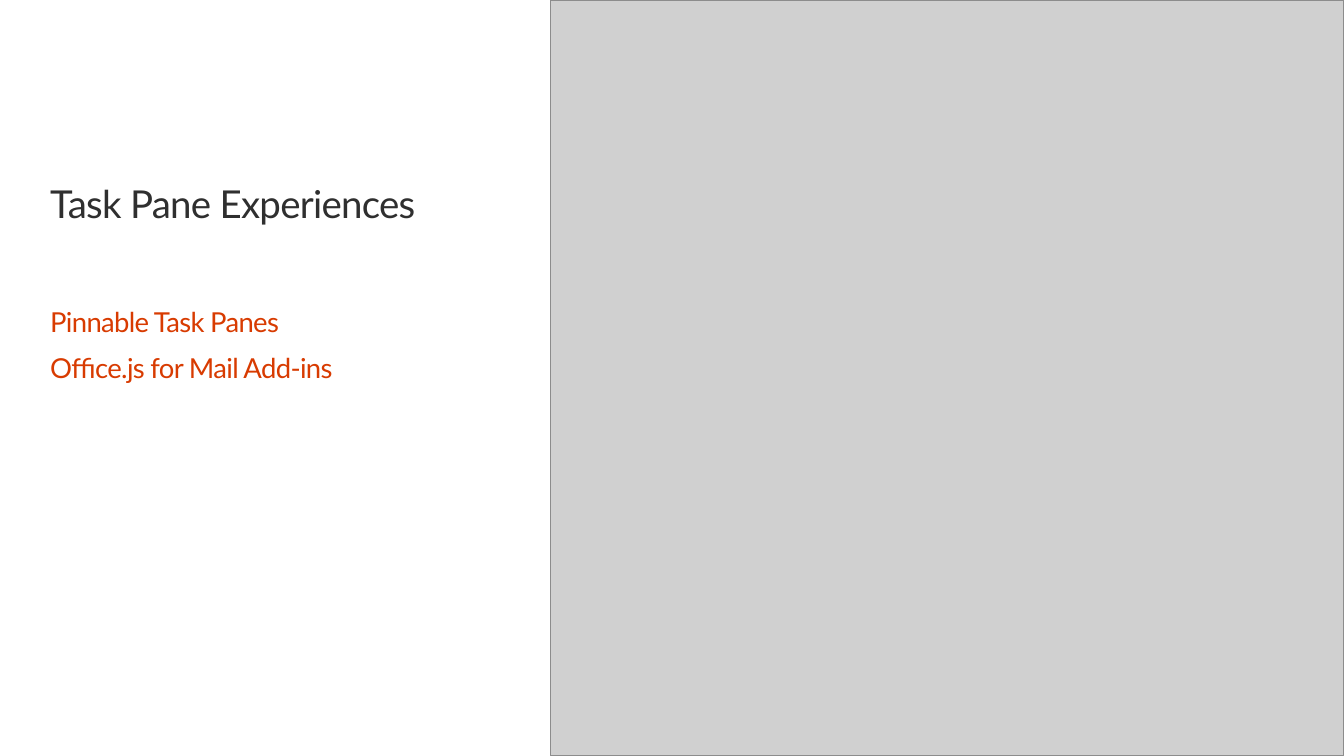
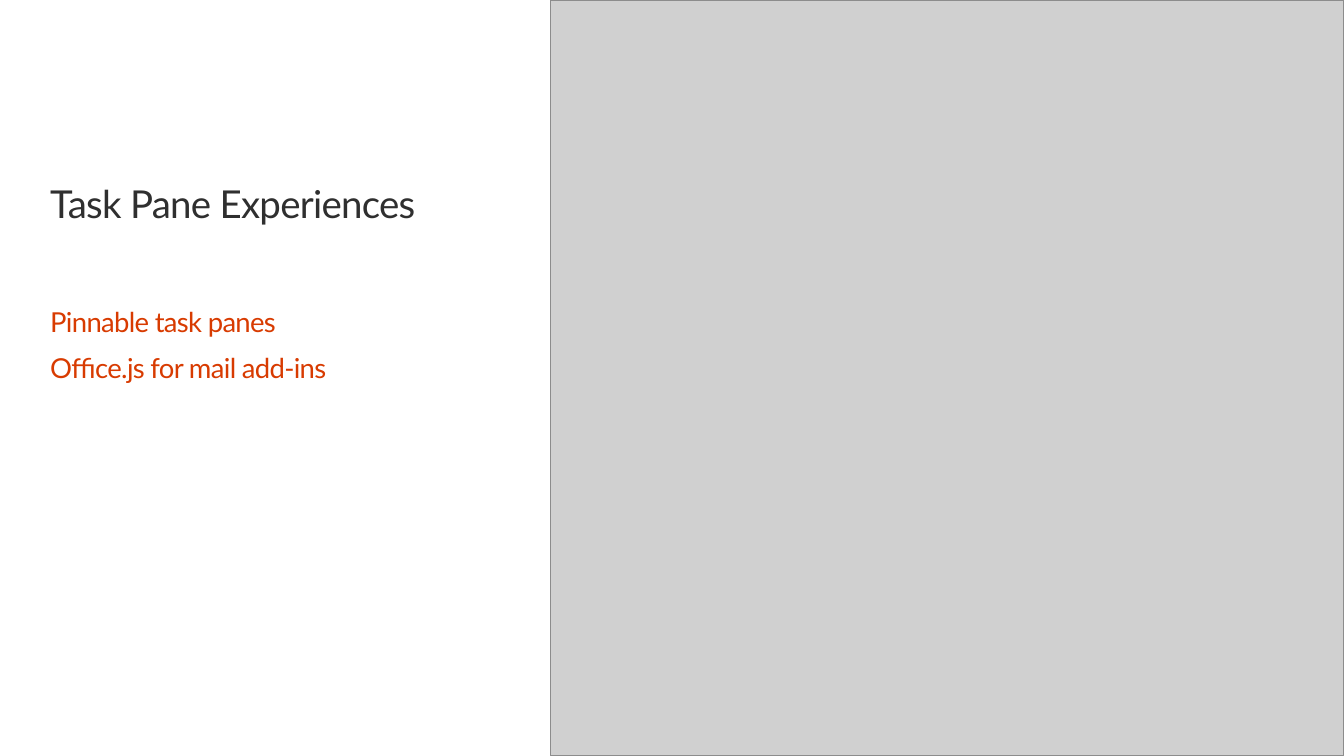
Before and after one commit to OfficeDev/TrainingContent, a slide deck: slide 2 of OfficeAddin/04 Building Add-ins for Microsoft Outlook/03 Task Pane Experiences.pptx. Drawn at 1344x756 pixels with LibreOffice and Linux fonts; fonts in the diff are those of the drawing; grey boxes stand for pictures; background and template pictures are left out. Boxes give left, top, right and bottom in pixels: in the first picture for what was removed or moved away, otherwise in the second. Text is boxed around its words. In the diff, an @@ line names an element or a change of style, - is before the commit and + after.

```diff
--- a/OfficeAddin/04 Building Add-ins for Microsoft Outlook/03 Task Pane Experiences.pptx
+++ b/OfficeAddin/04 Building Add-ins for Microsoft Outlook/03 Task Pane Experiences.pptx
@@ text at [50,311,326,383]: text changed @@
-Pinnable Task Panes
-Office.js for Mail Add-ins
+Pinnable task panes
+Office.js for mail add-ins
```
Also in this commit, not shown: 2 other slides changed, 51 other files.
